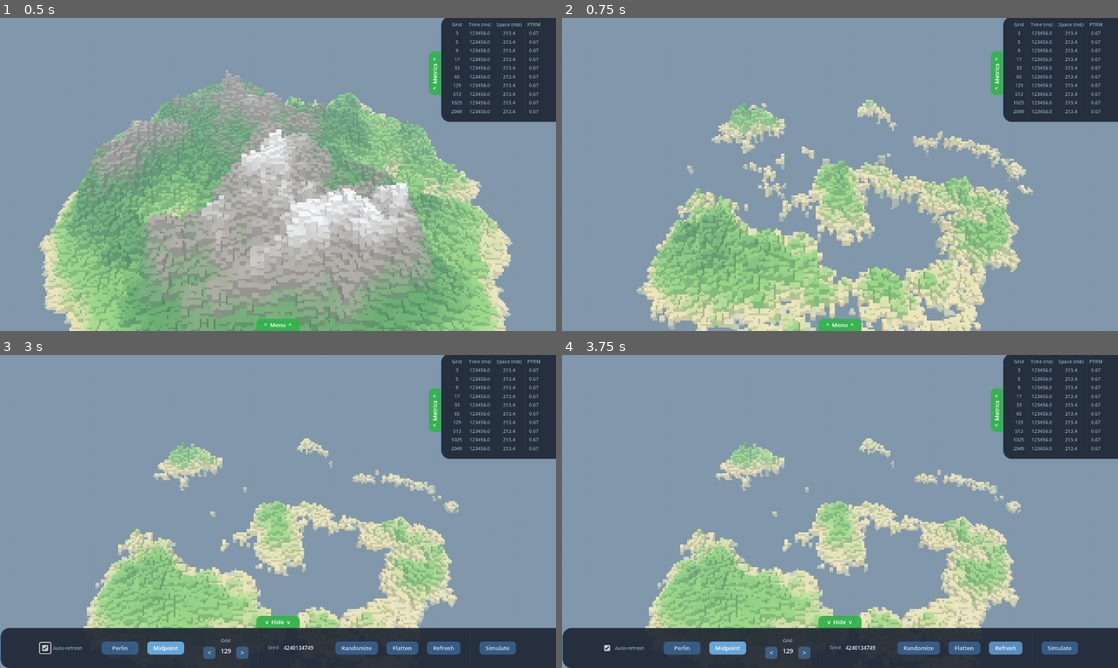
Above: before the commit, frames 1-4 (two rows, left to right).
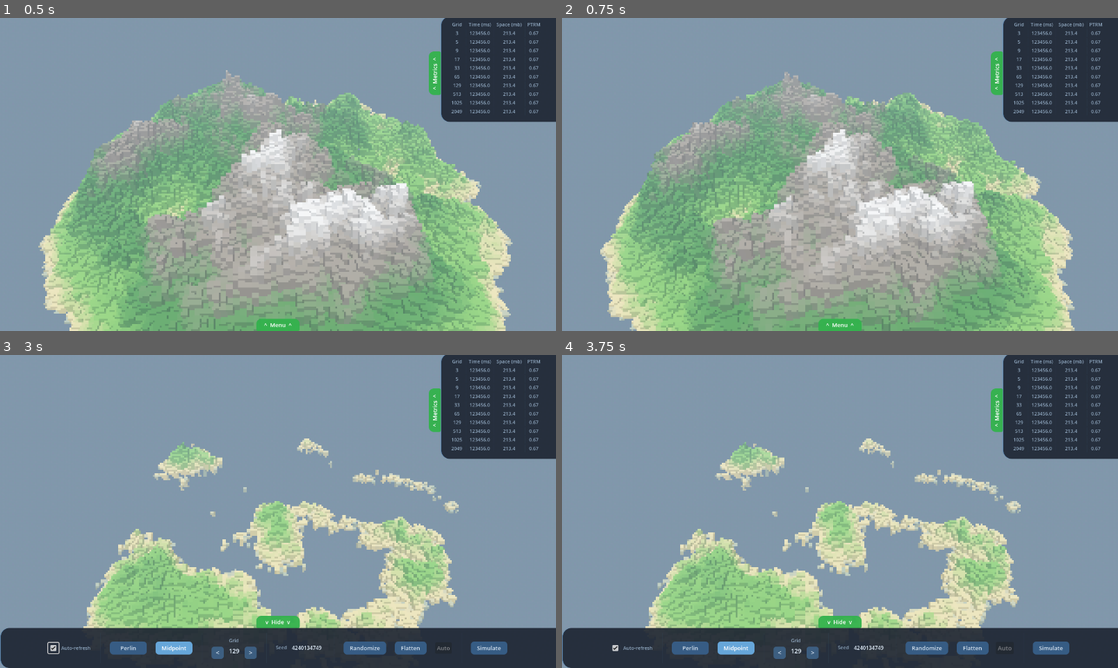
Above: after the commit, the same moments.

Repository: rafipy/GODOT-3D-Terrain-Generation
Game: Godot game, scene res://scenes/world.tscn
The game is run twice, just before and just after one commit, with the same random seed, the same clock (stepped at 60 frames per second) and the same inputs.
Inputs (mouse positions are in pixels of both pictures, inside the frame that each line leads up to):
- Up to frame 1 (0.5 s): no input
- Up to frame 2 (0.75 s): tap Enter at 0.5 s; move the mouse to (962, 158) at 0.52 s; tap R at 0.6 s; click (962, 158) at 0.67 s
- Up to frame 3 (3 s): tap Space at 0.77 s; tap Q at 0.8 s; click "^ Metrics ^" at 1.25 s; click "^ Menu ^" at 2 s; click (44, 649) at 2.75 s
- Up to frame 4 (3.75 s): click (1006, 649) at 3.5 s, where only the run before the commit has a clickable "Refresh"

Frame 1 is identical in both runs. In frame 2, 48% of the frame differs, in the area x 6-93%, y 17-100%; in frame 3, 1.6%; in frame 4, 1.5%.

Commit message:
Asynchronous UI generation for auto_refresh

Diff:
--- a/scripts/terrain/terrain_controller.gd
+++ b/scripts/terrain/terrain_controller.gd
@@ -14,26 +14,7 @@
 		if is_node_ready() and _generator:
 			generate_terrain()
 
-#@export var terrain_seed: int = 12345:
-	#set(value):
-		#terrain_seed = value
-		#GameSettings.terrain_seed = value
-		#if is_node_ready() and _generator:
-			#generate_terrain()
-
-#@export_group("Terrain Dimensions")
-#@export_range(17, 513, 16) var grid_size: int = 129:  # Grid resolution (vertices per side)
-	#set(value):
-		## Clamp to valid power-of-2 + 1 values
-		#var power := int(log(value - 1) / log(2))
-		#power = clampi(power, 4, 11)
-		#grid_size = (1 << power) + 1
-		#terrain_size = power
-		#GameSettings.terrain_size = power
-		#if is_node_ready() and _generator:
-			#generate_terrain()
-
-@export_range(0.1, 5.0, 0.1) var terrain_scale: float = 1.5:  # Horizontal scale
+@export_range(0.1, 5.0, 0.1) var terrain_scale: float = 1.5:
 	set(value):
 		terrain_scale = value
 		GameSettings.terrain_scale = value
@@ -42,7 +23,7 @@
 			_block_mesh_builder.terrain_scale = value
 			generate_terrain()
 
-@export_range(1.0, 100.0, 1.0) var height_scale: float = 25.0:  # Vertical scale
+@export_range(1.0, 100.0, 1.0) var height_scale: float = 25.0:
 	set(value):
 		height_scale = value
 		GameSettings.height_scale = value
@@ -52,7 +33,7 @@
 			generate_terrain()
 
 @export_group("Algorithm Settings")
-@export_range(0.3, 0.9, 0.01) var roughness: float = 0.65:  # Midpoint displacement roughness
+@export_range(0.3, 0.9, 0.01) var roughness: float = 0.65:
 	set(value):
 		roughness = value
 		GameSettings.md_roughness = value
@@ -84,34 +65,30 @@
 var _smooth_mesh_builder: TerrainMeshBuilder
 var _block_mesh_builder: BlockMeshBuilder
 var _current_heightmap: PackedFloat32Array
+var _pending_heightmap: PackedFloat32Array
+var _pending_grid_size: int = 0
 
 
 func _ready() -> void:
 	_setup_components()
 	add_to_group("terrain")
 	GameSettings.settings_changed.connect(_on_settings_changed)
-	## Sync with GameSettings after components are set up
-	#terrain_seed = GameSettings.terrain_seed
-	#terrain_size = GameSettings.terrain_size
-	#grid_size = GameSettings.get_grid_size()  # Sync grid_size from terrain_size
-	#terrain_scale = GameSettings.terrain_scale
-	#height_scale = GameSettings.height_scale
-	#roughness = GameSettings.md_roughness
-	#island_inner_radius = GameSettings.island_inner_radius
-	#island_outer_radius = GameSettings.island_outer_radius
 
 	if auto_generate:
 		generate_terrain()
 
+
 func force_generate():
-	generate_terrain()
+	"""Force regeneration and immediate mesh update (called by Refresh button)"""
+	generate_terrain(true)
+
 
 func _on_settings_changed() -> void:
 	set_algorithm()
-	if not GameSettings.auto_refresh:
-		return
-
-	generate_terrain()
+
+	# Always generate data in background, but only update mesh if auto_refresh is on
+	generate_terrain(GameSettings.auto_refresh)
+
 
 func _setup_components() -> void:
 	_generator = MidpointDisplacement.new()
@@ -136,7 +113,8 @@
 		add_child(mesh_instance)
 
 
-func generate_terrain() -> void:
+func generate_terrain(update_mesh: bool = true) -> void:
+	"""Generate terrain data. If update_mesh is false, only generate data without updating visual."""
 	var current_grid_size := GameSettings.get_grid_size()
 	var seed_value := GameSettings.terrain_seed
 
@@ -149,34 +127,63 @@
 	var raw_heightmap := _generator.generate(current_grid_size, seed_value)
 
 	# Apply island mask ONLY to Midpoint Displacement
-	# Perlin noise should remain unmasked for full terrain variation
+	var generated_heightmap: PackedFloat32Array
 	if _generator is MidpointDisplacement:
-		_current_heightmap = _island_mask.apply(raw_heightmap, current_grid_size)
-	else:
-		_current_heightmap = raw_heightmap
-
+		generated_heightmap = _island_mask.apply(raw_heightmap, current_grid_size)
+	else:
+		generated_heightmap = raw_heightmap
+
+	var elapsed := Time.get_ticks_msec() - start_time
+
+	if update_mesh:
+		# Apply immediately to mesh
+		_current_heightmap = generated_heightmap
+		_apply_heightmap_to_mesh(current_grid_size, elapsed)
+	else:
+		# Store for later application
+		_pending_heightmap = generated_heightmap
+		_pending_grid_size = current_grid_size
+		print("Terrain generated in background: %s, %dx%d grid, %.1fms (not applied to mesh)" % [
+			_generator.get_algorithm_name(),
+			current_grid_size, current_grid_size,
+			elapsed
+		])
+
+
+func apply_pending_terrain() -> void:
+	"""Apply the pending terrain data to the mesh (called when auto_refresh is turned on or Refresh is pressed)"""
+	if _pending_heightmap.size() > 0 and _pending_grid_size > 0:
+		_current_heightmap = _pending_heightmap
+		_apply_heightmap_to_mesh(_pending_grid_size, 0.0)
+		# Clear pending data
+		_pending_heightmap = PackedFloat32Array()
+		_pending_grid_size = 0
+		print("Applied pending terrain to mesh")
+
+
+func _apply_heightmap_to_mesh(grid_size: int, generation_time: float) -> void:
+	"""Build and apply mesh from current heightmap"""
 	# Choose mesh builder based on style and build mesh
 	var mesh: ArrayMesh
 	if mesh_style == MeshStyle.SMOOTH:
 		_smooth_mesh_builder.height_scale = GameSettings.height_scale
 		_smooth_mesh_builder.terrain_scale = GameSettings.terrain_scale
-		mesh = _smooth_mesh_builder.build_mesh(_current_heightmap, current_grid_size)
+		mesh = _smooth_mesh_builder.build_mesh(_current_heightmap, grid_size)
 	else:
 		_block_mesh_builder.height_scale = GameSettings.height_scale
 		_block_mesh_builder.terrain_scale = GameSettings.terrain_scale
-		mesh = _block_mesh_builder.build_mesh(_current_heightmap, current_grid_size)
+		mesh = _block_mesh_builder.build_mesh(_current_heightmap, grid_size)
 
 	mesh_instance.mesh = mesh
 
-	var elapsed := Time.get_ticks_msec() - start_time
-	terrain_generated.emit(float(elapsed))
+	if generation_time > 0:
+		terrain_generated.emit(generation_time)
 
 	var style_name := "Smooth" if mesh_style == MeshStyle.SMOOTH else "Blocks"
-	print("Terrain generated: %s (%s), %dx%d grid, %.1fms" % [
+	print("Terrain applied to mesh: %s (%s), %dx%d grid" % [
 		_generator.get_algorithm_name(),
 		style_name,
-		current_grid_size, current_grid_size,
-		elapsed
+		grid_size, grid_size
 	])
 
 
@@ -187,12 +194,11 @@
 			_generator.roughness = GameSettings.md_roughness
 		GameSettings.Algorithm.PERLIN_NOISE:
 			_generator = PerlinNoise.new()
-			# Use default Perlin settings for now
 
 
 func regenerate_with_new_seed() -> void:
 	GameSettings.randomize_seed()
-	generate_terrain()
+	generate_terrain(GameSettings.auto_refresh)
 
 
 func get_heightmap() -> PackedFloat32Array:
@@ -253,6 +259,4 @@
 
 	mesh_instance.mesh = mesh
 
-	mesh_instance.mesh = mesh
-
 	print("Terrain flattened: %dx%d grid" % [current_grid_size, current_grid_size])
--- a/scripts/ui/ui_controller.gd
+++ b/scripts/ui/ui_controller.gd
@@ -14,7 +14,7 @@
 @export var animation_speed: float = 6.0
 @export var hover_scale: float = 1.08
 @export var hover_speed: float = 12.0
-@export var hold_initial_delay: float = 0.5  # Delay before repeat starts
+@export var hold_initial_delay: float = 0.5
 @export var hold_repeat_rate: float = 0.1
 
 var _is_visible: bool = false
@@ -22,7 +22,7 @@
 var _hidden_y: float = 0.0
 var _shown_y: float = 0.0
 var _current_algorithm: int = ALGORITHM_MIDPOINT
-var _grid_size: int = 129  # Default 129
+var _grid_size: int = 129
 
 # Button hover states
 var _button_scales: Dictionary = {}
@@ -31,7 +31,7 @@
 # Hold-to-repeat state
 var _hold_timer: Timer
 var _is_holding: bool = false
-var _hold_direction: int = 0  # -1 for down, 1 for up
+var _hold_direction: int = 0
 var _initial_hold: bool = true
 
 var auto_refresh = false
@@ -58,13 +58,11 @@
 	_hold_timer.one_shot = false
 	_hold_timer.timeout.connect(_on_hold_timer_timeout)
 	add_child(_hold_timer)
-	# Calculate positions
+
 	await get_tree().process_frame
 
-	# When hidden: panel moves DOWN so only toggle button (28px) is visible
-	# When shown: panel is at Y=0 (fully visible)
 	_shown_y = 0.0
-	_hidden_y = panel.size.y - 28.0  # Move down, only show toggle button
+	_hidden_y = panel.size.y - 28.0
 
 	print("UIController: Panel size = ", panel.size)
 	print("UIController: _shown_y = ", _shown_y, ", _hidden_y = ", _hidden_y)
@@ -78,6 +76,7 @@
 	_setup_buttons()
 	_connect_signals()
 	_update_grid_label()
+	_update_refresh_button_state()
 
 	print("UIController: Ready! Panel hidden at y=", _hidden_y)
 
@@ -86,7 +85,6 @@
 	# Smooth panel slide with easing
 	var diff := _target_y - panel.position.y
 	if absf(diff) > 0.5:
-		# Ease out cubic for smooth deceleration
 		var t := animation_speed * delta
 		panel.position.y += diff * t * (2.0 - t)
 	else:
@@ -102,7 +100,7 @@
 
 
 func _setup_buttons() -> void:
-	var buttons := [toggle_btn, perlin_btn, midpoint_btn, grid_down_btn, grid_up_btn, generate_btn, reset_btn]
+	var buttons := [toggle_btn, perlin_btn, midpoint_btn, grid_down_btn, grid_up_btn, generate_btn, reset_btn, refresh_btn]
 	for btn in buttons:
 		if btn:
 			_button_scales[btn] = 1.0
@@ -134,8 +132,28 @@
 	if refresh_chk:
 		refresh_chk.toggled.connect(_on_check)
 
+
 func _on_check(checked: bool) -> void:
 	GameSettings.auto_refresh = checked
+	_update_refresh_button_state()
+
+	# If turning auto_refresh ON, apply any pending terrain
+	if checked:
+		var terrain := get_tree().get_first_node_in_group("terrain")
+		if terrain and terrain.has_method("apply_pending_terrain"):
+			terrain.apply_pending_terrain()
+
+
+func _update_refresh_button_state() -> void:
+	"""Update refresh button appearance based on auto_refresh state"""
+	if refresh_btn:
+		# Enable the manual refresh button only when auto_refresh is OFF
+		refresh_btn.disabled = GameSettings.auto_refresh
+		if GameSettings.auto_refresh:
+			refresh_btn.text = "Auto"
+		else:
+			refresh_btn.text = "Refresh"
+
 
 func _on_button_hover(btn: Button, hovered: bool) -> void:
 	_button_targets[btn] = hover_scale if hovered else 1.0
@@ -168,20 +186,26 @@
 func _change_grid_size(direction: int) -> void:
 	GameSettings.terrain_power += direction
 
+
 func _refresh():
+	"""Apply pending terrain data to mesh"""
 	var terrain := get_tree().get_first_node_in_group("terrain")
 	if terrain:
-		terrain.force_generate()
+		# Check if there's pending data to apply
+		if terrain.has_method("apply_pending_terrain"):
+			terrain.apply_pending_terrain()
+		else:
+			# Fallback: force regenerate
+			terrain.force_generate()
+
 
 func _on_grid_button_down(direction: int) -> void:
 	_hold_direction = direction
 	_is_holding = true
 	_initial_hold = true
 
-	# Execute once immediately
 	_change_grid_size(direction)
 
-	# Start timer with initial delay
 	_hold_timer.wait_time = hold_initial_delay
 	_hold_timer.start()
 
@@ -193,7 +217,6 @@
 
 func _on_hold_timer_timeout() -> void:
 	if _is_holding:
-		# After initial delay, switch to faster repeat rate
 		if _initial_hold:
 			_initial_hold = false
 			_hold_timer.wait_time = hold_repeat_rate
